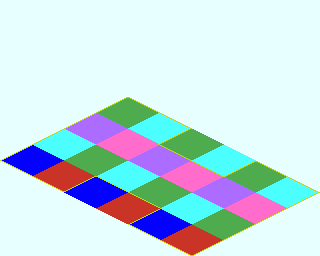
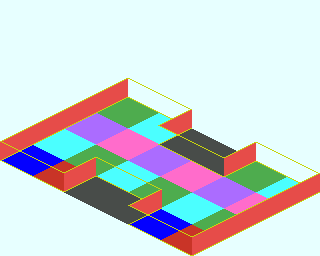
Layers edited between the first and the second 320px x 256px image:
added layer "Wire_Base コピー" above "Wall_EB" over [0, 78, 320, 237]
added layer "Wall_EB" above "Wire_Base" over [0, 79, 320, 255]
added layer "Road" above "Base_Plate_4x6.png" over [64, 129, 256, 224]
